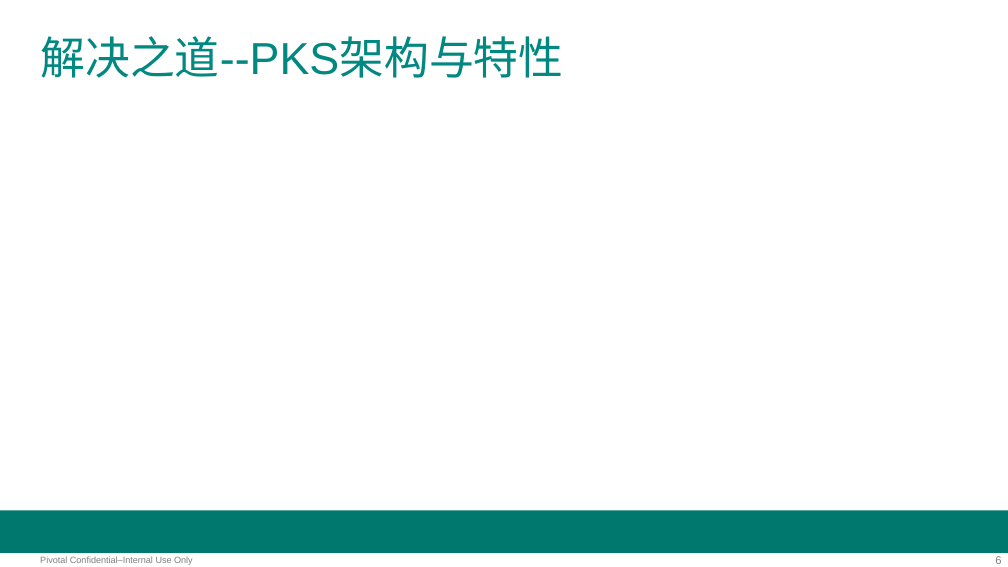
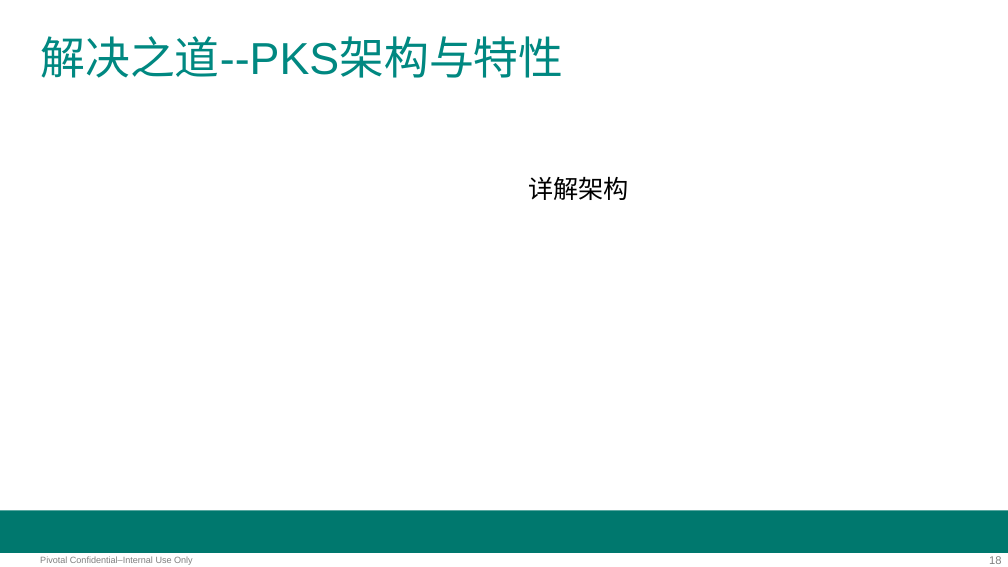
Before and after one commit to 105705362/pksworkshop, a slide deck: slide 18 of workshop.pptx (slide 6 before the commit). Drawn at 1008x567 pixels with LibreOffice and Linux fonts; fonts in the diff are those of the drawing; background and template pictures are left out. Boxes give left, top, right and bottom in pixels: in the first picture for what was removed or moved away, otherwise in the second. Text is boxed around its words. In the diff, an @@ line names an element or a change of style, - is before the commit and + after.

```diff
--- a/workshop.pptx
+++ b/workshop.pptx
@@ text added at box(528, 176, 629, 200), 18 pt, text #000000 @@
+详解架构
@@ page number at box(989, 556, 1001, 564): text changed @@
-6
+18
```
Also in this commit, not shown: 4 other slides changed, 14 slides added.
